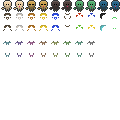
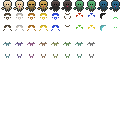
Before/after of a (120, 120) layered artwork. What changed in the layer stack:
painted on "Clothes" over [3, 41, 95, 58]
painted on "Hair" over [112, 17, 118, 29]
painted on "Hero" over [1, 0, 120, 12]
